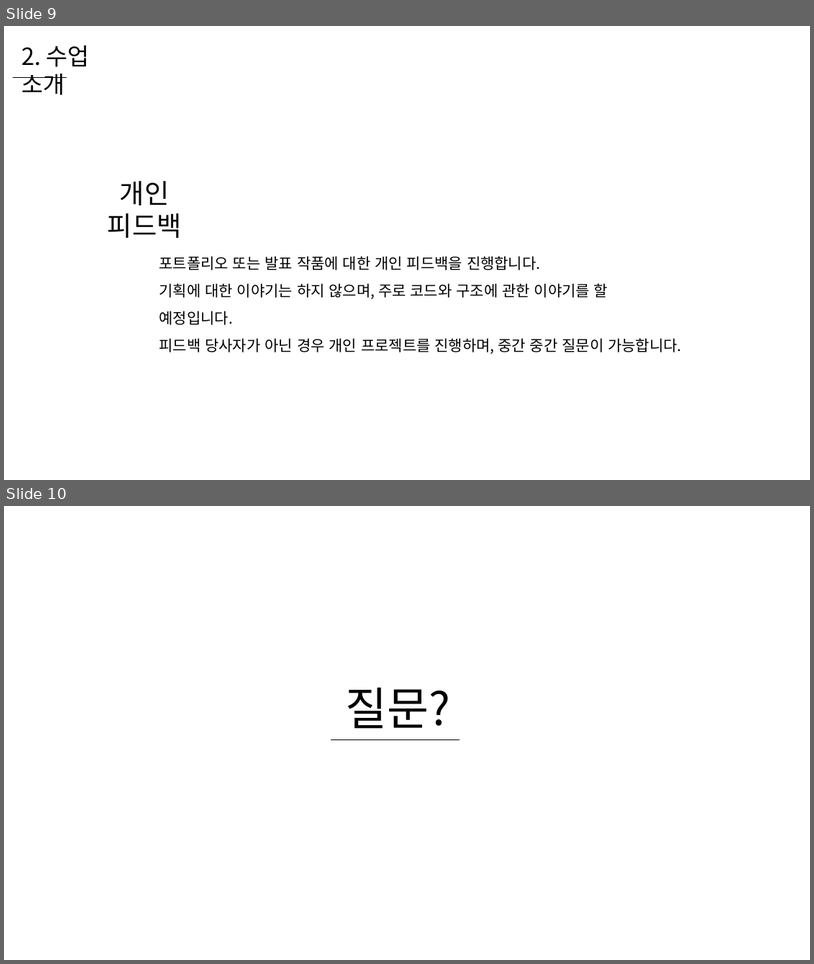
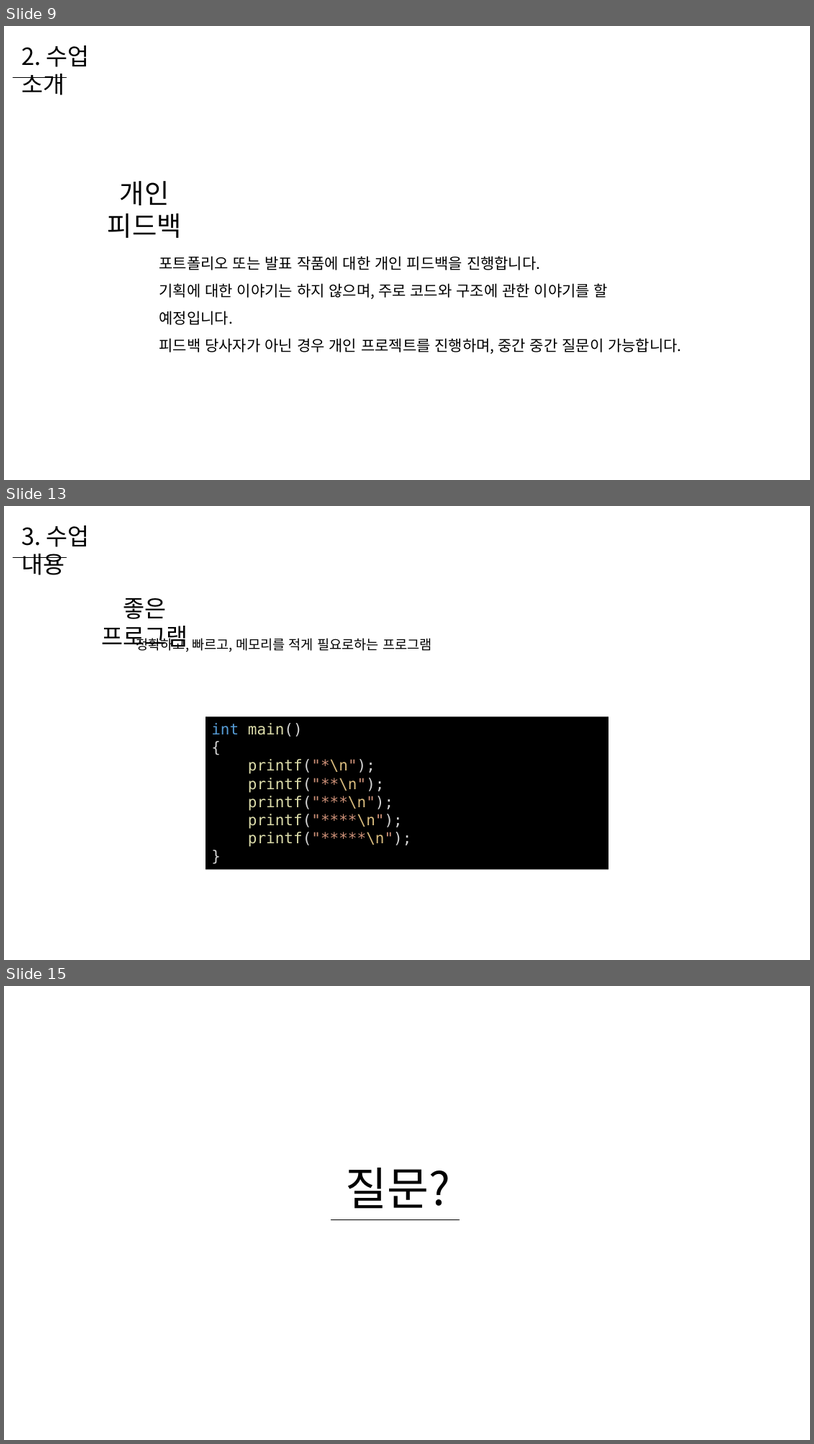
Before and after one commit to WooLyung/2021-Unity-Lecture, a slide deck: 0 - 수업 소개.pptx. Shown one above the other, each under a label of ours: slides 9 and 10 before the commit, slides 9, 13 and 15 after it; the slides between them are not shown. The pictures are 814x964 and 814x1444 pixels, drawn with LibreOffice and Linux fonts; fonts in the diff are those of the drawing. Boxes give left, top, right and bottom in pixels: in the first picture for what was removed or moved away, otherwise in the second. Text is boxed around its words. In the diff, an @@ line names an element or a change of style, - is before the commit and + after.

```diff
--- a/0 - 수업 소개.pptx
+++ b/0 - 수업 소개.pptx
@@ slide 13 added at box(4, 506, 810, 960), background #FFFFFF @@
@@ text added at box(21, 525, 90, 575), 28 pt, text #000000 @@
+3. 수업 내용
@@ line added from (13, 557) to (67, 557), #000000 0.5 pt @@
@@ text added at box(101, 598, 188, 651), 28 pt, text #000000 @@
+좋은 프로그램
@@ text added at box(136, 636, 432, 652), 16 pt, text #000000 @@
+정확하고, 빠르고, 메모리를 적게 필요로하는 프로그램
@@ rectangle added at box(206, 716, 609, 869), fill #000000, 18 pt, text #DCDCAA @@
+int main()
+{
+printf("*\n");
+printf("**\n");
+printf("***\n");
+printf("****\n");
+printf("*****\n");
+}
@@ what was slide 10 is now slide 15 @@
```
Also in this commit, not shown: 1 slide changed, 4 other slides added, 47 other files.
